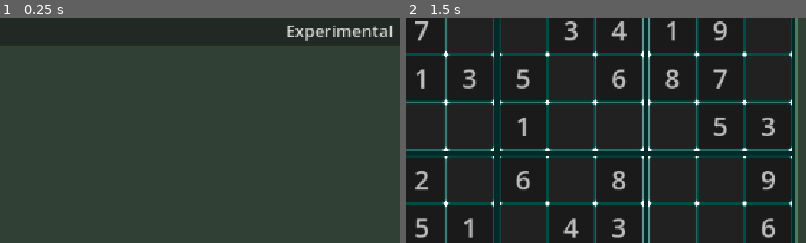
Above: before the commit, frames 1-2 (left to right).
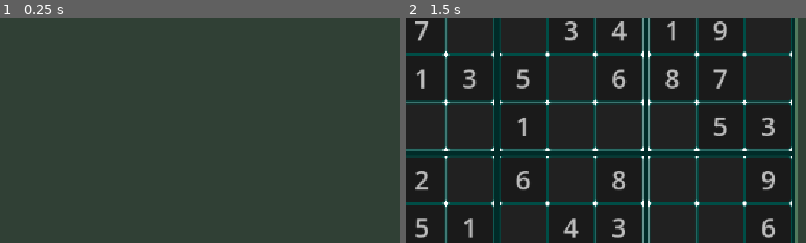
Above: after the commit, the same moments.

Repository: ignacio-w/sudoku
Game: Godot game, scene res://scenes/ui/main_menu.tscn
The game is run twice, just before and just after one commit, with the same random seed, the same clock (stepped at 60 frames per second) and the same inputs.
Inputs:
- Up to frame 1 (0.25 s): no input
- Up to frame 2 (1.5 s): click "Easy" at 0.5 s; click "Notes Mode" at 1.25 s
The pictures show only the part of the screen within x 8-58%, y 37-87%; the shares and areas given below are measured in that part.

The runs differ from the first frame. In frame 1, 0.7% of the frame differs, in the area x 71-98%, y 3-11%; in frame 2, nothing differs.
Error after the commit: Invalid access to property or key 'cell_value_changed' on a base object of type 'Node (game_events.gd)'. (res://scenes/ui/gameui.gd:15)

Commit message:
Centralized board handling in SudokuPuzzle
- SudokuPuzzle now manages the notes in addition to the player's board instead of the Cells themselves (added set_value, toggle_note, get_notes; generator now initializes notes_board).
- Updated game flow to call methods from SudokuPuzzle
- Removed GameEvents cell_value_changed signal and its handler
- Changed Cell API to display_value/display_notes (UI-only rendering) and stop emitting value-change events.
- Hid experimental button (will probably remove)

Diff:
--- a/scenes/game.gd
+++ b/scenes/game.gd
@@ -7,27 +7,8 @@
 func _ready() -> void:
 	puzzle = SudokuGenerator.new().generate(GameManager.cur_difficulty)
 	await game_ui.setup(puzzle.player_board)
-	GameEvents.cell_value_changed.connect(_on_cell_value_changed)
+	#GameEvents.cell_value_changed.connect(_on_cell_value_changed)
 	game_ui.num_input_requested.connect(_on_num_input_request)
-
-
-## Receives the cell_value_changed signal emitted by the GameEvents class.
-## Whenever the value of a cell is changed, update the internal game board with
-## that change then check if the player has finished.
-func _on_cell_value_changed(cell: Cell):
-	print("Cell value changed")
-	var row: int = cell.board_pos.x
-	var col: int = cell.board_pos.y
-	# Update internal game board with new value
-	puzzle.player_board[row][col] = cell.value
-
-	# Check if the player has won
-	if puzzle.is_complete():
-		print("Board complete! Ending game...")
-		game_ui.stopwatch.stop()
-		await get_tree().create_timer(3).timeout
-		get_tree().quit()
-	pass
 
 
 ## Handles number input requests from the GameUI. If the number can be
@@ -37,26 +18,37 @@
 	var col: int = cell.board_pos.y
 	var num: int = num_button.value
 
-	# If note mode is currently on, change the note instead of setting the value
+	# If note mode is currently on, update SudokuPuzzle's notes, then tell
+	# cell to display results.
 	if note_mode:
-		cell.toggle_note(num)
+		puzzle.toggle_note(row, col, num)
+		cell.display_notes(puzzle.get_notes(row, col))
 		return
 
 	# NOTICE: Game currently validates inputs.
 	# Check if placement @ pos matches solution
 	if puzzle.is_solution(row, col, num):
-		# Place number
-		cell.set_value(num)
+		# Place number; display value
+		puzzle.set_value(row, col, num)
+		cell.display_value(num)
 
 		# Delete notes of equal values
 		var notes_positions = SudokuRules.get_potential_conflict_positions(cell.board_pos)
 		for pos in notes_positions:
 			var note_cell: Cell = game_ui.board.cell_grid[pos.x][pos.y]
-			if note_cell.notes.has(num):
-				note_cell.toggle_note(num)
+			if num in puzzle.get_notes(pos.x, pos.y):
+				puzzle.toggle_note(pos.x, pos.y, num)
+				note_cell.display_notes(puzzle.get_notes(pos.x, pos.y))
 
 		# Highlight equal values
 		cell.cell_highlighted.emit(cell)
+
+		# Check if the player has won
+		if puzzle.is_complete():
+			print("Board complete! Ending game...")
+			game_ui.stopwatch.stop()
+			await get_tree().create_timer(3).timeout
+			get_tree().quit()
 	else:
 		# Add to mistakes
 		puzzle.mistakes += 1
--- a/scenes/ui/board/cell.gd
+++ b/scenes/ui/board/cell.gd
@@ -10,7 +10,6 @@
 	SELECTED, ## Focused cell
 	CONFLICT_HIGHLIGHT, ## Conflict to the focused cell
 	EQUAL_HIGHLIGHT ## Equal in value to the focused cell
-
 	}
 
 var font_ratio: float # font size / cell size; for future use
@@ -57,6 +56,7 @@
 	style.bg_color = Color("212121ff")
 	style.border_color = Color("008500ff")
 	cell_styles["note_highlight"] = style.duplicate(true)
+
 
 func _ready() -> void:
 	# Empty number label, set default stylebox, make all notes invisibile
@@ -105,6 +105,7 @@
 			else:
 				reset_highlight.emit()
 
+
 ## Sets the value of the cell to the given clue
 func set_clue(clue: int, pos: Vector2i) -> void:
 	value = clue
@@ -118,9 +119,9 @@
 		add_theme_stylebox_override("panel", cell_styles["default"])
 
 
-## Sets the value of the cell to the given number. Use this function for user
-## input.
-func set_value(num: int) -> void:
+## Displays the given value on this cell. This should be used when the user
+## wants to input the actual number (instead of a note).
+func display_value(num: int) -> void:
 	value = num
 
 	# Change stylebox
@@ -129,26 +130,25 @@
 	number_label.text = str(value)
 	add_theme_stylebox_override("panel", cell_styles["empty"])
 
-	# Reset all notes to none
+	# Clear all note visuals since filled cell can't show pencil marks
 	notes.clear()
 	for note in notes_container.get_children(): note.hide()
 	notes_container.hide()
 	number_label.show()
 
-	# Emit signals
-	GameEvents.emit_cell_value_changed(self)
 
+## Displays the given array of notes in the cell and hides the rest.
+func display_notes(new_notes: Array[int]) -> void:
+	# Copy array so notes are only updated when this function is called
+	notes = new_notes.duplicate()
 
-## Toggle the placement of the specified number in the notes.
-func toggle_note(num: int) -> void:
-	var note_label: Label = notes_container.get_children()[num - 1]
-	# Toggle note visibility
-	if num in notes:
-		notes.erase(num)
-		note_label.modulate = Color.TRANSPARENT
-	else:
-		notes.append(num)
-		note_label.modulate = Color.WHITE
+	# Set note visibility
+	for num in range(1, 10):
+		var note_label: Label = notes_container.get_children()[num - 1]
+		if num in notes:
+			note_label.modulate = Color.WHITE
+		else:
+			note_label.modulate = Color.TRANSPARENT
 
 	# If there are ANY notes, toggle visibility of notes container on.
 	if notes.size() > 0:
--- a/scenes/ui/main_menu.tscn
+++ b/scenes/ui/main_menu.tscn
@@ -68,6 +68,7 @@
 
 [node name="Experiments" type="Button" parent="MarginContainer/PanelContainer/MarginContainer/VBoxContainer" unique_id=1612183640]
 unique_name_in_owner = true
+visible = false
 layout_mode = 2
 theme_override_font_sizes/font_size = 24
 text = "Experimental"
--- a/scripts/game_events.gd
+++ b/scripts/game_events.gd
@@ -1,13 +1,5 @@
 extends Node
-
-signal cell_value_changed(cell: Cell)
-
 
 # Called when the node enters the scene tree for the first time.
 func _ready() -> void:
 	print("GameEvents Singleton loaded and ready!")
-
-
-## Called by cells when the value inside of them changes.
-func emit_cell_value_changed(cell: Cell):
-	cell_value_changed.emit(cell)
--- a/scripts/sudoku_generator.gd
+++ b/scripts/sudoku_generator.gd
@@ -10,7 +10,17 @@
 
 ## Creates and returns a Sudoku puzzle with a given difficulty.
 func generate(difficulty: int) -> SudokuPuzzle:
+	# Construct empty SudokuPuzzle
 	var puzzle := SudokuPuzzle.new()
+
+	# Create empty notes board
+	puzzle.notes_board = []
+	puzzle.notes_board.resize(9)
+	for row in range(9):
+		puzzle.notes_board[row] = []
+		puzzle.notes_board[row].resize(9)
+		for col in range(9):
+			puzzle.notes_board[row][col] = [] as Array[int]
 
 	# Create an empty board
 	var board: Array[Array] = []
@@ -64,4 +74,5 @@
 
 	print("Level ", str(difficulty), " board generated with ", str(clues), " clues.")
 	puzzle.player_board = board
+
 	return puzzle
--- a/scripts/sudoku_puzzle.gd
+++ b/scripts/sudoku_puzzle.gd
@@ -1,9 +1,33 @@
 class_name SudokuPuzzle extends RefCounted
 
 var player_board: Array[Array] ## The board the player uses to play the game.
-var notes_board: Array[Array] # TODO
+var notes_board: Array[Array] # TODO: Array[Array[Array[int]]]
 var solution_board: Array[Array] ## The end goal of the player's board.
 var mistakes: int = 0 ## The number of mistakes the player has made.
+
+
+## Places num at the given position and clears any notes there, since a
+## filled cell can't also hold pencil marks. This is the ONLY place
+## player_board should be written to during play.
+func set_value(row: int, col: int, num: int) -> void:
+	player_board[row][col] = num
+	(notes_board[row][col] as Array).clear()
+
+
+## Toggles num in the notes at the given position. Returns true if the note
+## was added, false if it was removed.
+func toggle_note(row: int, col: int, num: int) -> bool:
+	if num in notes_board[row][col]:
+		notes_board[row][col].erase(num)
+		return false
+	else:
+		notes_board[row][col].append(num)
+		return true
+
+
+## Returns the current notes at the given position.
+func get_notes(row: int, col: int) -> Array[int]:
+	return notes_board[row][col]
 
 
 ## Prints the specified board to the console in an easy to see way.
